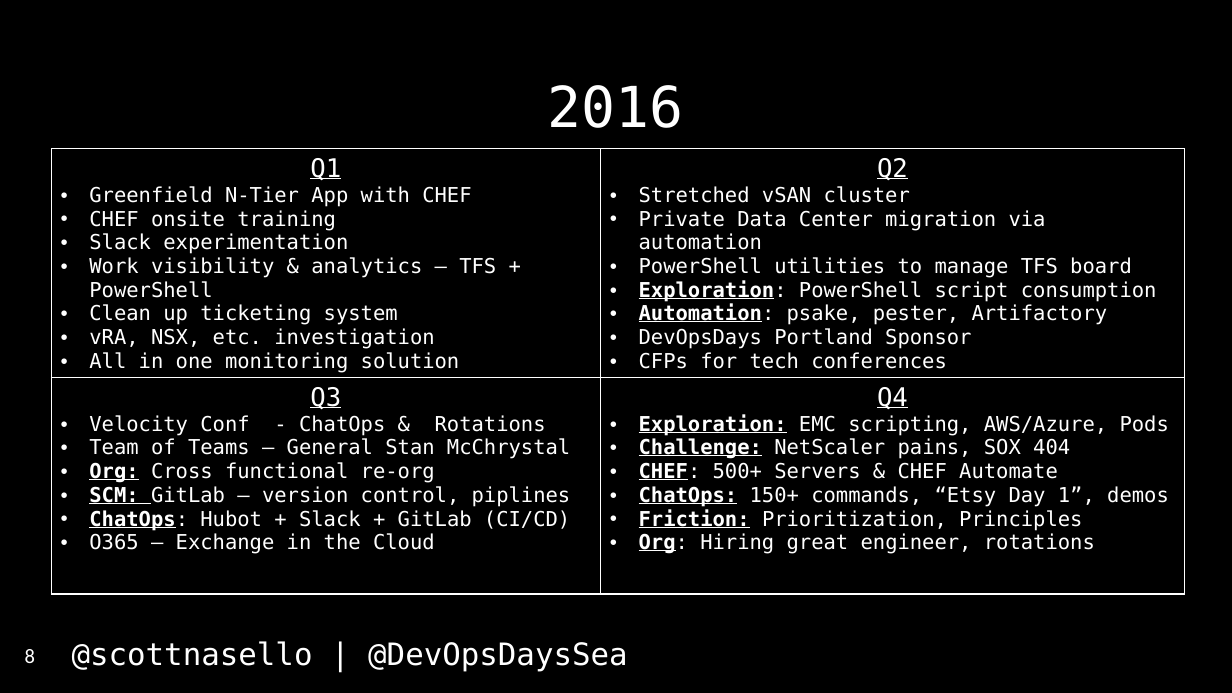
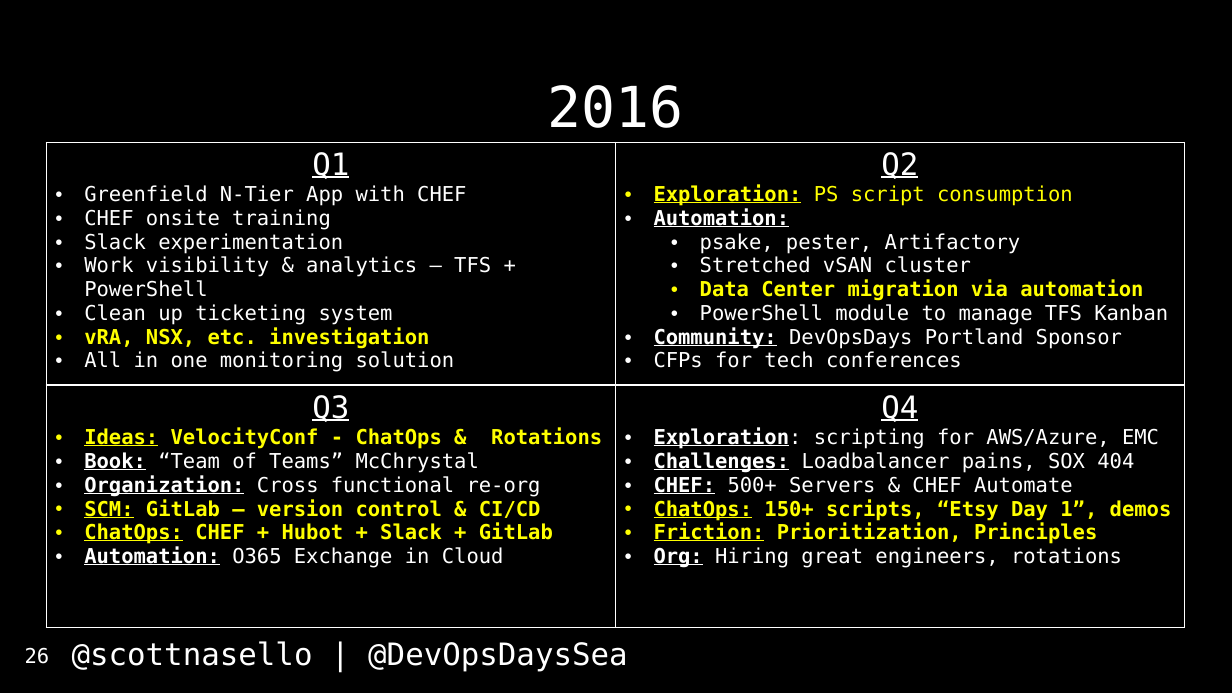
Before and after one commit to scottnasello/talks, a slide deck: slide 26 of 2017-04-26 Seattle DevOpsDays/DevOpsDays Seattle.pptx (slide 8 before the commit). Drawn at 1232x693 pixels with LibreOffice and Linux fonts; fonts in the diff are those of the drawing. Boxes give left, top, right and bottom in pixels: in the first picture for what was removed or moved away, otherwise in the second. Text is boxed around its words. In the diff, an @@ line names an element or a change of style, - is before the commit and + after.

```diff
--- a/2017-04-26 Seattle DevOpsDays/DevOpsDays Seattle.pptx
+++ b/2017-04-26 Seattle DevOpsDays/DevOpsDays Seattle.pptx
@@ table added at (x1=46, y1=142, x2=616, y2=385), 1 rows, 1 columns @@
+Q1 / Greenfield N-Tier App with CHEF / CHEF onsite training / Slack experimentation / Work visibility & analytics – TFS + PowerShell / Clean up ticketing system / vRA, NSX, etc. investigation / All in one monitoring solution
@@ table removed at (x1=52, y1=149, x2=1185, y2=603), 2 rows, 2 columns @@
-Q1 / Greenfield N-Tier App with CHEF / CHEF onsite training / Slack experimentation / Work visibility & analytics – TFS + PowerShell / Clean up ticketing system / vRA, NSX, etc. investigation / All in one monitoring solution | Q2 / Stretched vSAN cluster / Private Data Center migration via automation / PowerShell utilities to manage TFS board / Exploration: PowerShell script consumption / Automation: psake, pester, Artifactory / DevOpsDays Portland Sponsor / CFPs for tech conferences
-Q3 / Velocity Conf - ChatOps & Rotations / Team of Teams – General Stan McChrystal / Org: Cross functional re-org / SCM: GitLab – version control, piplines / ChatOps: Hubot + Slack + GitLab (CI/CD) / O365 – Exchange in the Cloud | Q4 / Exploration: EMC scripting, AWS/Azure, Pods / Challenge: NetScaler pains, SOX 404 / CHEF: 500+ Servers & CHEF Automate / ChatOps: 150+ commands, “Etsy Day 1”, demos / Friction: Prioritization, Principles / Org: Hiring great engineer, rotations
@@ table added at (x1=616, y1=142, x2=1185, y2=385), 1 rows, 1 columns @@
+Q2 / Exploration: PS script consumption / Automation: / psake, pester, Artifactory / Stretched vSAN cluster / Data Center migration via automation / PowerShell module to manage TFS Kanban / Community: DevOpsDays Portland Sponsor / CFPs for tech conferences
@@ table added at (x1=46, y1=385, x2=616, y2=628), 1 rows, 1 columns @@
+Q3 / Ideas: VelocityConf - ChatOps & Rotations / Book: “Team of Teams” McChrystal / Organization: Cross functional re-org / SCM: GitLab – version control & CI/CD / ChatOps: CHEF + Hubot + Slack + GitLab / Automation: O365 Exchange in Cloud
@@ table added at (x1=616, y1=385, x2=1185, y2=628), 1 rows, 1 columns @@
+Q4 / Exploration: scripting for AWS/Azure, EMC / Challenges: Loadbalancer pains, SOX 404 / CHEF: 500+ Servers & CHEF Automate / ChatOps: 150+ scripts, “Etsy Day 1”, demos / Friction: Prioritization, Principles / Org: Hiring great engineers, rotations
@@ page number at (x1=25, y1=647, x2=50, y2=664): text changed; font Calibri to DejaVu Sans Mono @@
-8
+26
```
Also in this commit, not shown: 12 other slides changed, 17 slides added, 8 slides removed, 1 other file.
